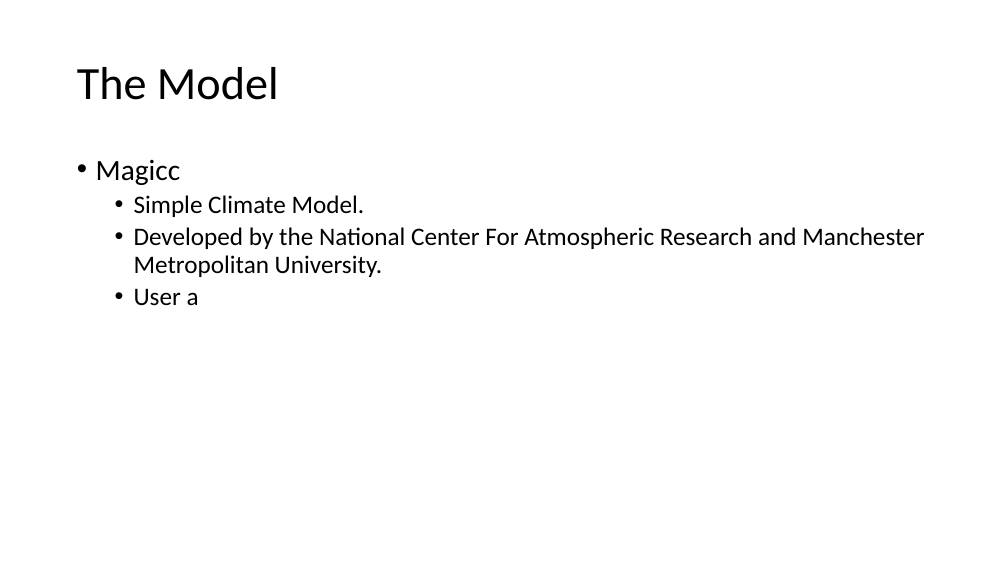
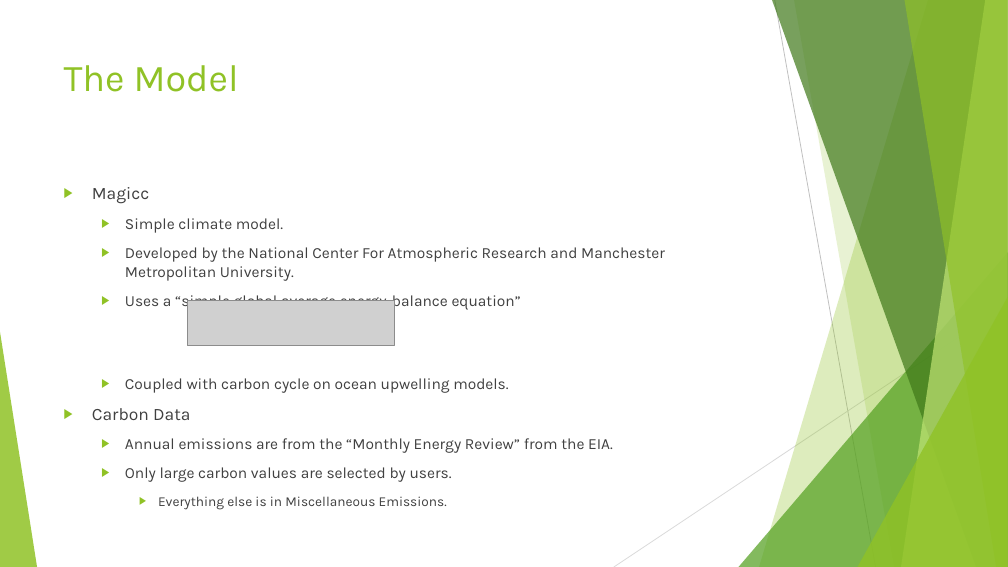
Before and after one commit to 24hOrBust/RisingTide, a slide deck: slide 3 of Changing Tides.pptx. Drawn at 1008x567 pixels with LibreOffice and Linux fonts; fonts in the diff are those of the drawing; grey boxes stand for pictures. Boxes give left, top, right and bottom in pixels: in the first picture for what was removed or moved away, otherwise in the second. Text is boxed around its words. In the diff, an @@ line names an element or a change of style, - is before the commit and + after.

```diff
--- a/Changing Tides.pptx
+++ b/Changing Tides.pptx
@@ title "The Model": place and size @@
-title "The Model" at (77,67,279,100)
+title "The Model" at (64,65,239,92)
@@ title "The Model" at (64,65,239,92): size 44 to 36 pt, font Calibri to Karla, text colour #000000 to #90C226; line spacing 0.9 to 1; vertical alignment middle to top @@
@@ text "Magicc": place and size @@
-text "Magicc" at (96,160,924,306)
+text "Magicc" at (92,187,665,510)
@@ text at (92,187,665,281): size 28 to 16.6 pt in "Magicc"; font Calibri to Karla, text colour #000000 to #404040 in "Magicc", "Developed by the National Center For Atmospheric ..."; size 24 to 14.8 pt in "Developed by the National Center For Atmospheric ..."; bullet • to ▶; line spacing 0.9 to 1; more space between paragraphs @@
@@ text at (125,218,283,233): text changed; size 24 to 14.8 pt; font Calibri to Karla; text colour #000000 to #404040 @@
-  • Simple Climate Model.
+  ▶ Simple climate model.
@@ text at (92,292,613,510): text changed; size 24 to 14.8 pt; font Calibri to Karla; text colour #000000 to #404040 @@
-  • User a
+  ▶ Uses a “simple global average energy-balance equation”
+  ▶ Coupled with carbon cycle on ocean upwelling models.
+▶ Carbon Data
+  ▶ Annual emissions are from the “Monthly Energy Review” from the EIA.
+  ▶ Only large carbon values are selected by users.
+    ▶ Everything else is in Miscellaneous Emissions.
@@ picture added at (188,300,395,346) @@
@@ group added at (0,0,1008,567): 5 freeform shapes, 3 triangles, 2 lines @@
```
Also in this commit, not shown: 2 other slides changed, 5 slides added, 3 other files.
